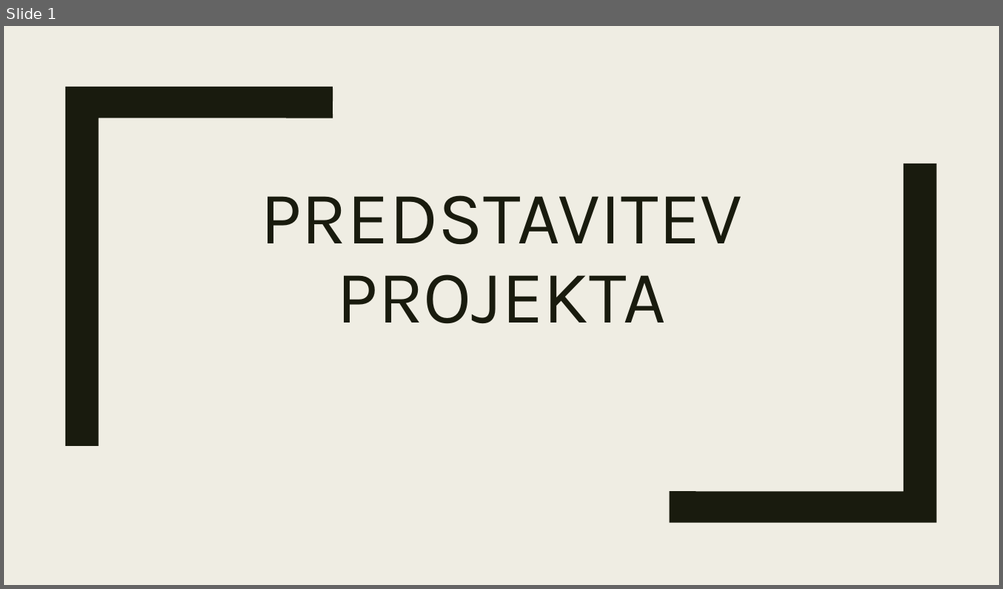
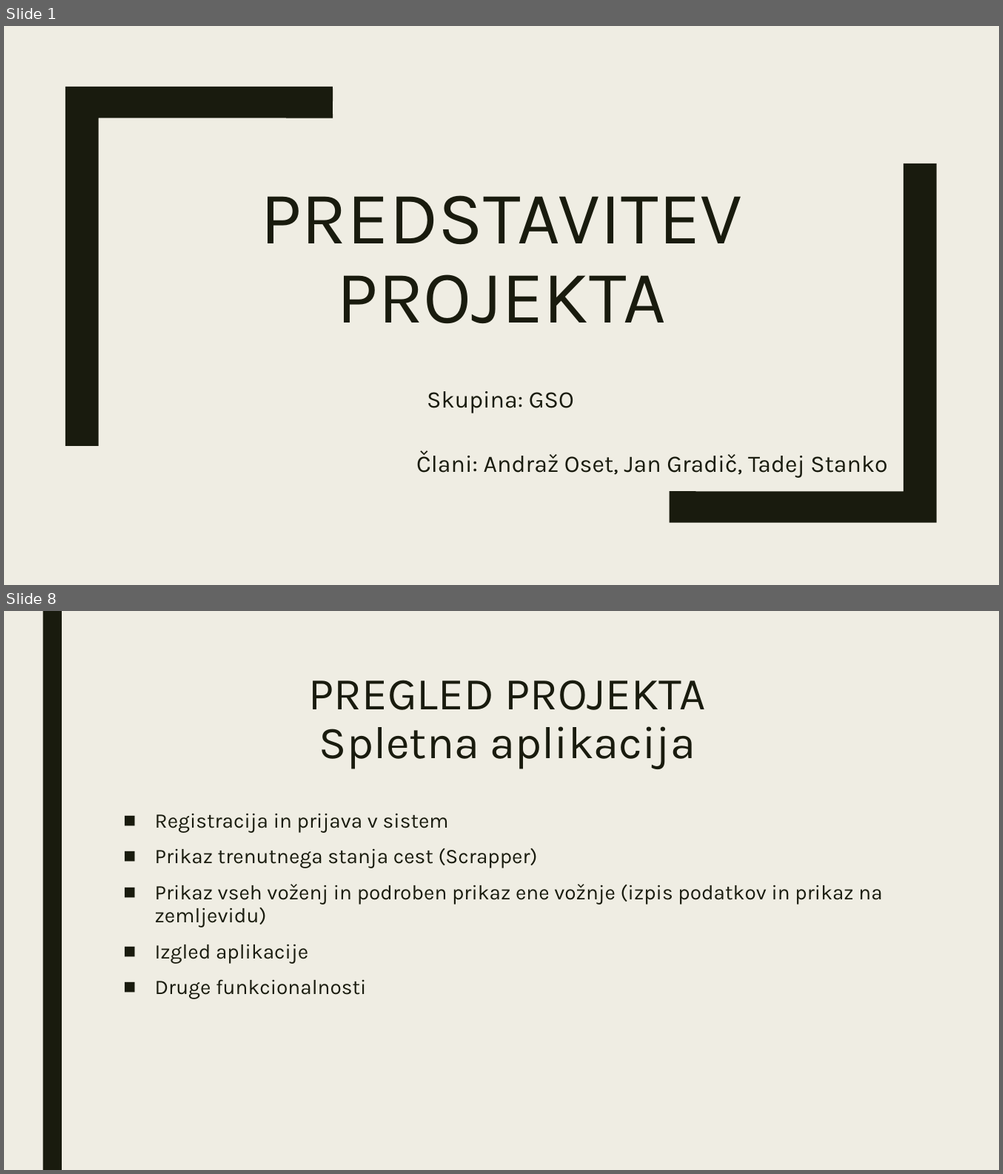
Before and after one commit to GM-Coder007/Projekt, a slide deck: Documentation/Predstavitev_projekta.pptx. Shown one above the other, each under a label of ours: slide 1 before the commit, slides 1 and 8 after it; the slides between them are not shown. The pictures are 1003x589 and 1003x1174 pixels, drawn with LibreOffice and Linux fonts; fonts in the diff are those of the drawing. Boxes give left, top, right and bottom in pixels: in the first picture for what was removed or moved away, otherwise in the second. Text is boxed around its words. In the diff, an @@ line names an element or a change of style, - is before the commit and + after.

```diff
--- a/Documentation/Predstavitev_projekta.pptx
+++ b/Documentation/Predstavitev_projekta.pptx
@@ slide 8 added at [4,611,999,1170], background #EFEDE3 @@
@@ rectangle added at [42,611,62,1170], fill #191B0E @@
@@ title added at [309,680,706,769], 44 pt, text #191B0E @@
+PREGLED PROJEKTA
+Spletna aplikacija
@@ text added at [155,813,882,999], 20 pt, text #191B0E @@
+■ Registracija in prijava v sistem
+■ Prikaz trenutnega stanja cest (Scrapper)
+■ Prikaz vseh voženj in podroben prikaz ene vožnje (izpis podatkov in prikaz na zemljevidu)
+■ Izgled aplikacije
+■ Druge funkcionalnosti
@@ slide 1 changed as well @@
@@ subtitle added at [416,392,887,478], 23 pt, text #191B0E @@
+Skupina: GSO
+Člani: Andraž Oset, Jan Gradič, Tadej Stanko
```
Also in this commit, not shown: 8 other slides added, 2 slides removed.
